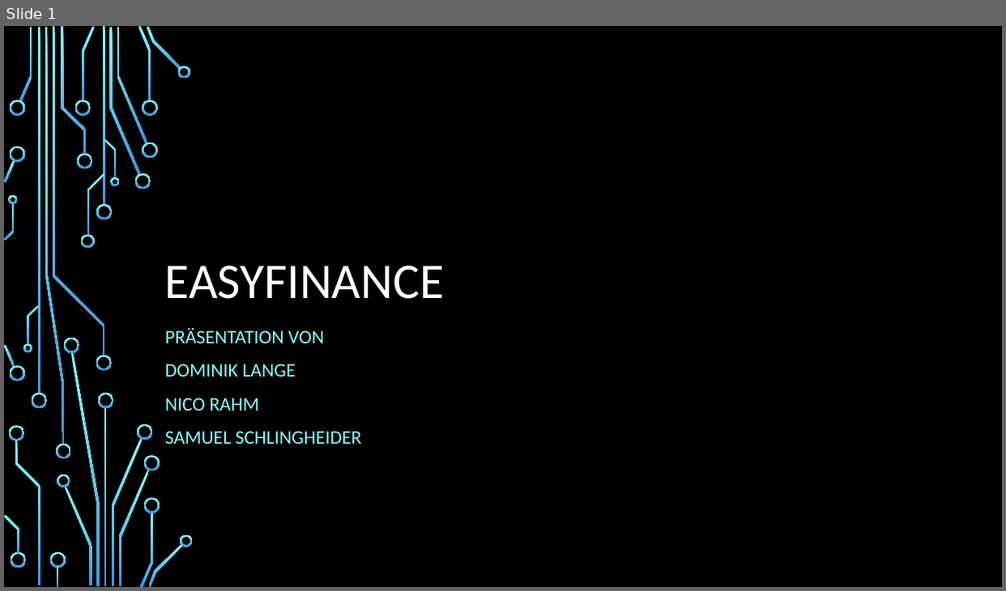
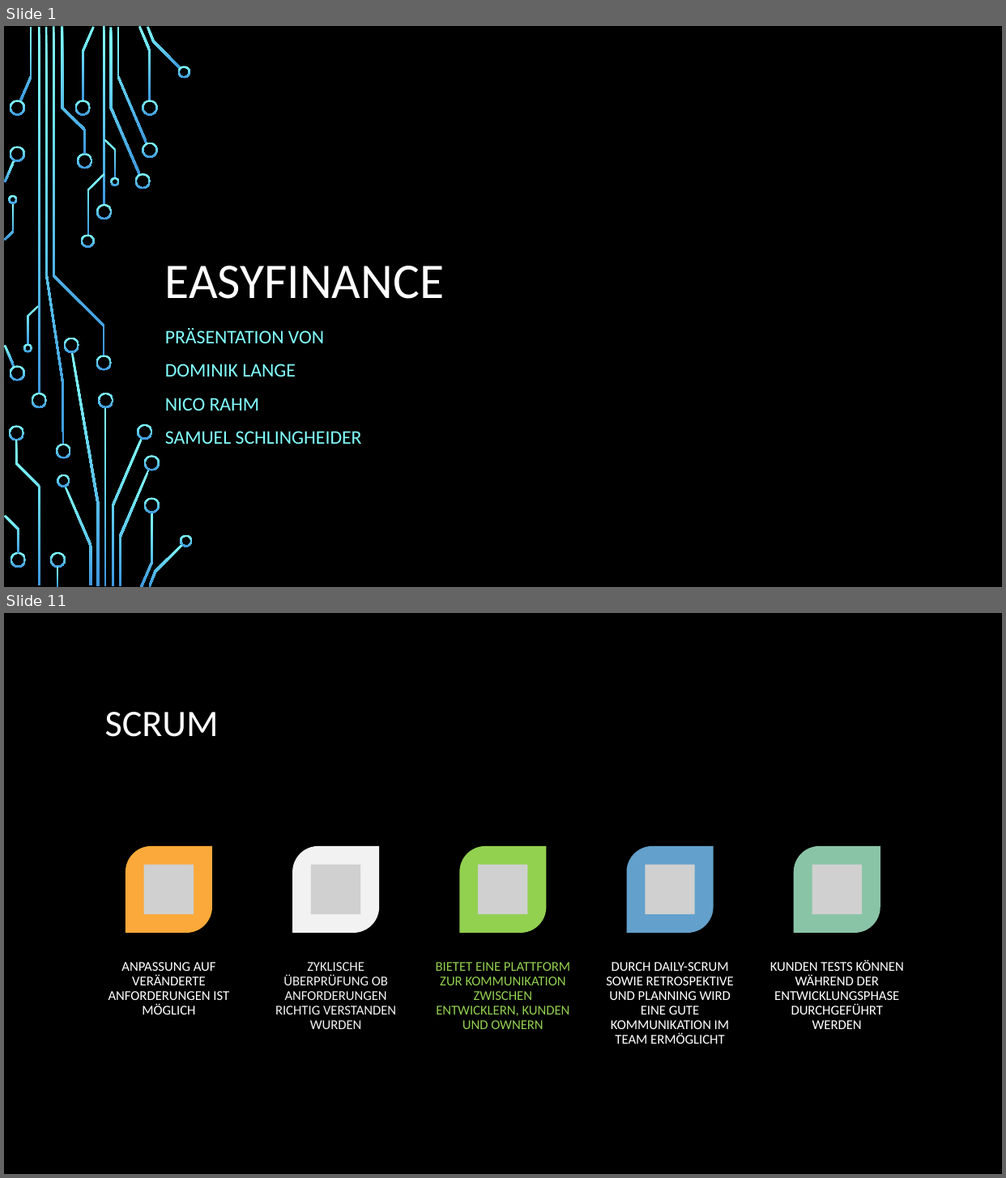
Before and after one commit to leumas244/easyFinance-SoftwareEngeneering, a slide deck: Midterm/easyFinance.pptx. Shown one above the other, each under a label of ours: slide 1 before the commit, slides 1 and 11 after it; the slides between them are not shown. The pictures are 1006x591 and 1006x1178 pixels, drawn with LibreOffice and Linux fonts; fonts in the diff are those of the drawing; grey boxes stand for pictures; background and template pictures are left out. Boxes give left, top, right and bottom in pixels: in the first picture for what was removed or moved away, otherwise in the second. Text is boxed around its words. In the diff, an @@ line names an element or a change of style, - is before the commit and + after.

```diff
--- a/Midterm/easyFinance.pptx
+++ b/Midterm/easyFinance.pptx
@@ slide 11 added at (4,613,1002,1174), background picture (left out) @@
@@ rectangle added at (4,613,1002,1174), fill #000000 @@
@@ title added at (105,712,219,737), 36 pt, text #FFFFFF @@
+SCRUM
@@ group added at (108,846,904,1044): 5 round diag rects, 5 pictures, 5 texts @@
+ANPASSUNG AUF VERÄNDERTE ANFORDERUNGEN IST MÖGLICH
+ZYKLISCHE ÜBERPRÜFUNG OB ANFORDERUNGEN RICHTIG VERSTANDEN WURDEN
+BIETET EINE PLATTFORM ZUR KOMMUNIKATION ZWISCHEN ENTWICKLERN, KUNDEN UND OWNERN
+DURCH DAILY-SCRUM SOWIE RETROSPEKTIVE UND PLANNING WIRD EINE GUTE KOMMUNIKATION IM TEAM ERMÖGLICHT
+KUNDEN TESTS KÖNNEN WÄHREND DER ENTWICKLUNGSPHASE DURCHGEFÜHRT WERDEN
@@ group added at (4,613,987,1174): 14 freeform shapes, 3 rectangles @@
```
Also in this commit, not shown: 3 slides changed, 12 other slides added, 3 slides removed.
